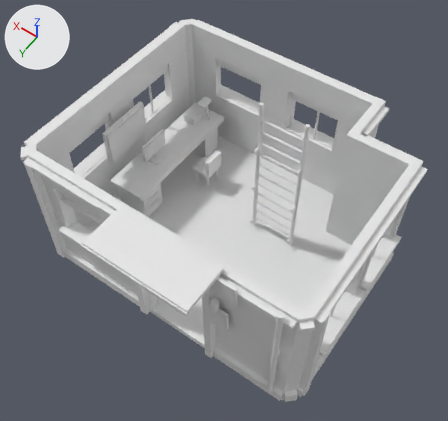
Before and after pictures for a commit that changed the OBJ model assets/tts/vanta-freeport-architecture-r2/exit-s1.obj.
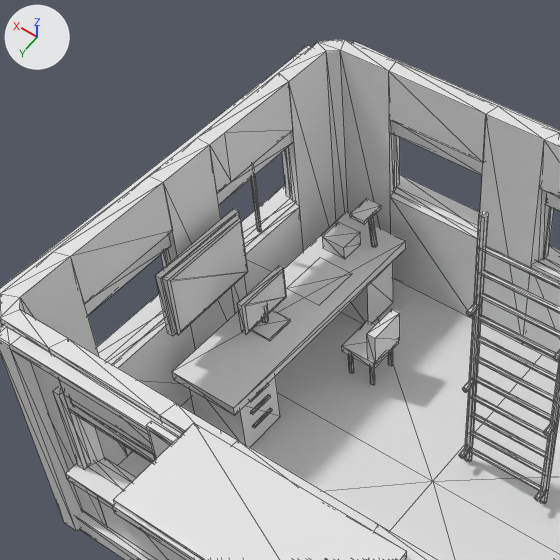
Each version appears first whole from a 50 mm camera at (-3.85, 5.81, 9.73) aimed at (-0.08, 0.53, 1.44), and next in a close-up on the part from 6% to 67% of the width and 0% to 65% of the height. Arrows for +X, +Y and +Z are at upper left; the lights stay in place. The first two pictures are the older version. The close-ups show mesh edges as thin lines. Where no turn or scale is listed for an object, it has been applied to the vertices.

Objects in the first close-up: 'exit-s1'.
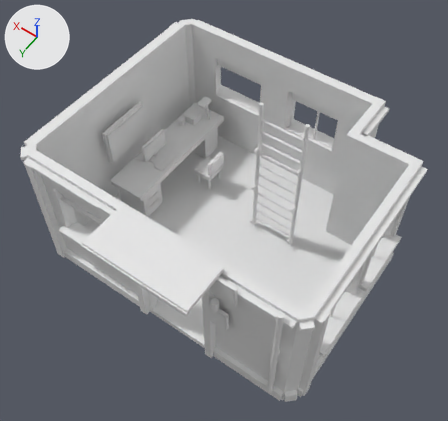
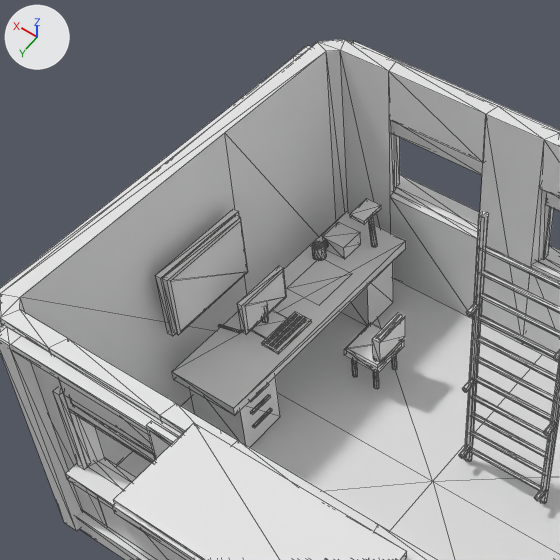
Boxes (x1, y1, x2, y2) around the edits, measured in the close-ups (560 x 560 px; the box of a moved part takes in the faces that stretch with it):
part 1 of me_exit_s1, added: after (262, 311, 311, 354)
part 2 of me_exit_s1, added: after (312, 241, 327, 261)
part 3 of me_exit_s1, added: after (314, 242, 324, 249)
part 4 of me_exit_s1, moved or reshaped (not visible afterwards): before (388, 350, 393, 366)
part 5 of me_exit_s1, moved or reshaped (not visible afterwards): before (348, 355, 354, 373)
part 6 of me_exit_s1, rebuilt: before (342, 320, 399, 369); after (344, 323, 404, 373)
part 7 of me_exit_s1, deleted (mostly hidden): before (85, 133, 375, 385)
part 8 of me_exit_s1, built on: before (0, 43, 400, 466); after (218, 313, 405, 389)

What the commit changed:
me_exit_s1 is used by ob_exit_s1; location (0.0, 0.0, 0.0).
me_exit_s1 had 1401 vertices, 2314 faces and spanned x -2.74..2.81, y -2.23..2.99, z -0.01..3.19.
me_exit_s1 now has 1639 vertices, 2686 faces and spans x -2.74..2.77, y -2.23..2.99, z -0.01..3.19.
me_exit_s1 part 1: a new loose piece, a box spanning x 1.635..1.825, y -0.345..0.145, z 0.942..0.976.
me_exit_s1 part 2: a new loose piece, a 12-sided cylinder along z spanning x 2.04..2.18, y -1.15..-1.01, z 0.95..1.08.
me_exit_s1 part 3: a new loose piece, a 10-sided cylinder along z spanning x 2.0643..2.1556, y -1.128..-1.032, z 1.089..1.093.
me_exit_s1 part 4: the loose piece of 14 vertices spanning x 1.1..1.16, y -0.92..-0.87, z 0.16..0.5 is scaled about its middle by (0.5, -0.495, -0.218), then moved by (0.98, -0.3, 0.7).
me_exit_s1 part 5: the loose piece of 14 vertices spanning x 1.36..1.42, y -0.62..-0.57, z 0.16..0.5 is turned -88.2 degrees about the x axis through its middle and scaled by 0.201, then moved by (0.72, -0.57, 0.66).
me_exit_s1 part 6: the loose piece of 8 vertices spanning x 1.07..1.45, y -0.95..-0.54, z 0.47..0.55 is rebuilt with 8 vertices and now spans x 1.0..1.4, y -0.94..-0.51, z 0.47..0.56.
me_exit_s1 part 7: 12 loose pieces with 106 vertices, spanning x 1.1..2.81, y -1.42..1.56, z 0.16..2.2, are deleted.
me_exit_s1 part 8: 48 vertices removed from x 1.05..2.65, y -1.33..1.47, z 0.11..2.7; 148 vertices added at x 0.98..2.3, y -0.93..0.21, z 0.16..0.97.
Other edits to the shape of me_exit_s1 do not show in these pictures.
